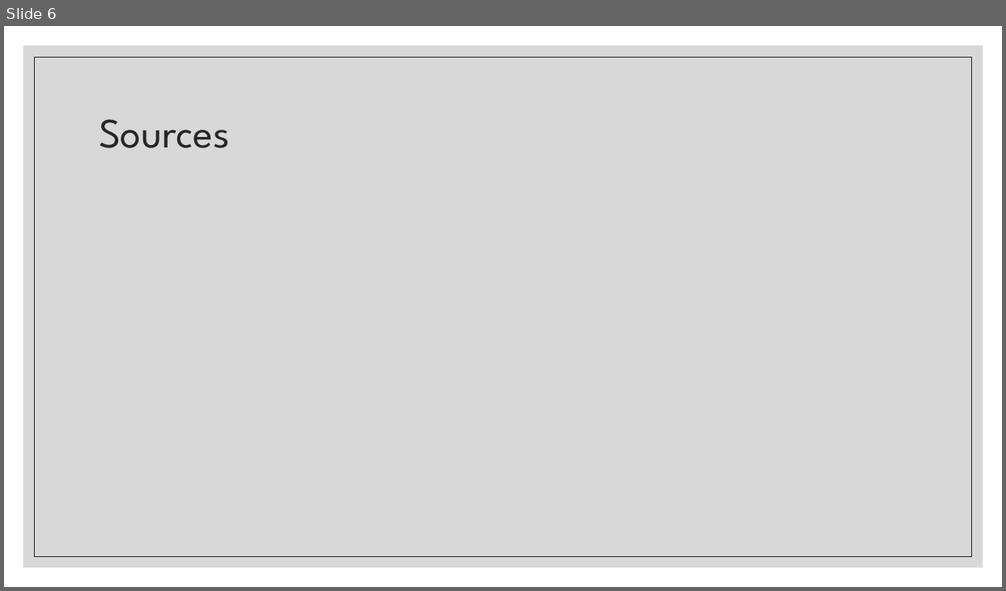
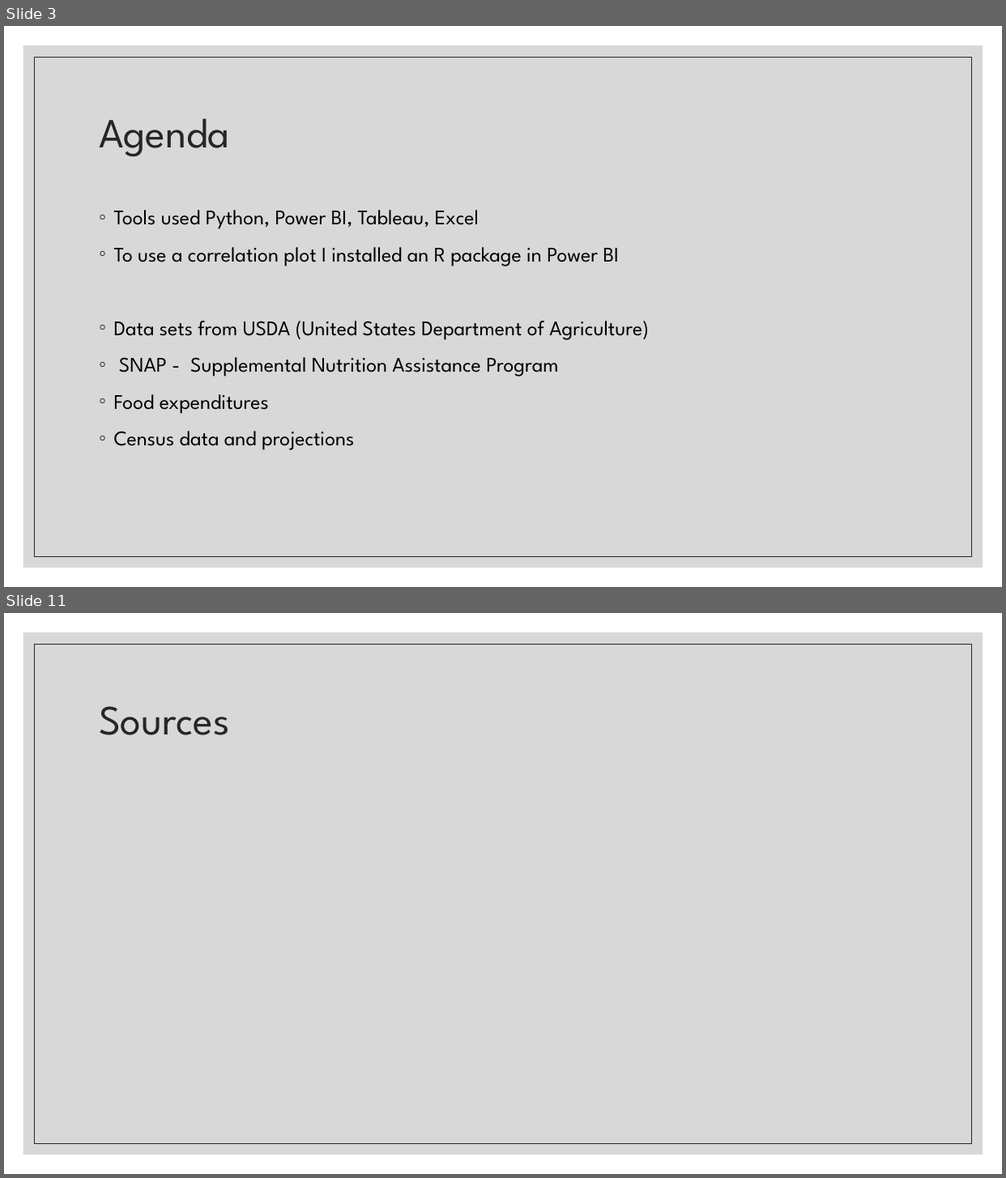
Before and after one commit to annrinTN/capstone_annrumsey, a slide deck: NSS Capstone Ann Rumsey.pptx. Shown one above the other, each under a label of ours: slide 6 before the commit, slides 3 and 11 after it; the slides between them are not shown. The pictures are 1006x591 and 1006x1178 pixels, drawn with LibreOffice and Linux fonts; fonts in the diff are those of the drawing. Boxes give left, top, right and bottom in pixels: in the first picture for what was removed or moved away, otherwise in the second. Text is boxed around its words. In the diff, an @@ line names an element or a change of style, - is before the commit and + after.

```diff
--- a/NSS Capstone Ann Rumsey.pptx
+++ b/NSS Capstone Ann Rumsey.pptx
@@ slide 3 added at (4,26,1002,587), background #FFFFFF; not listed: 2 template elements that a slide beside it also shows @@
@@ title added at (99,118,230,157), 40 pt, text #262626 @@
+Agenda
@@ text added at (114,210,649,450), 20 pt, text #000000 @@
+◦ Tools used Python, Power BI, Tableau, Excel
+◦ To use a correlation plot I installed an R package in Power BI
+◦ Data sets from USDA (United States Department of Agriculture)
+◦ SNAP - Supplemental Nutrition Assistance Program
+◦ Food expenditures
+◦ Census data and projections
@@ what was slide 6 is now slide 11 @@
```
Also in this commit, not shown: 3 slides changed, 5 other slides added, 1 slide removed, 5 other files.
